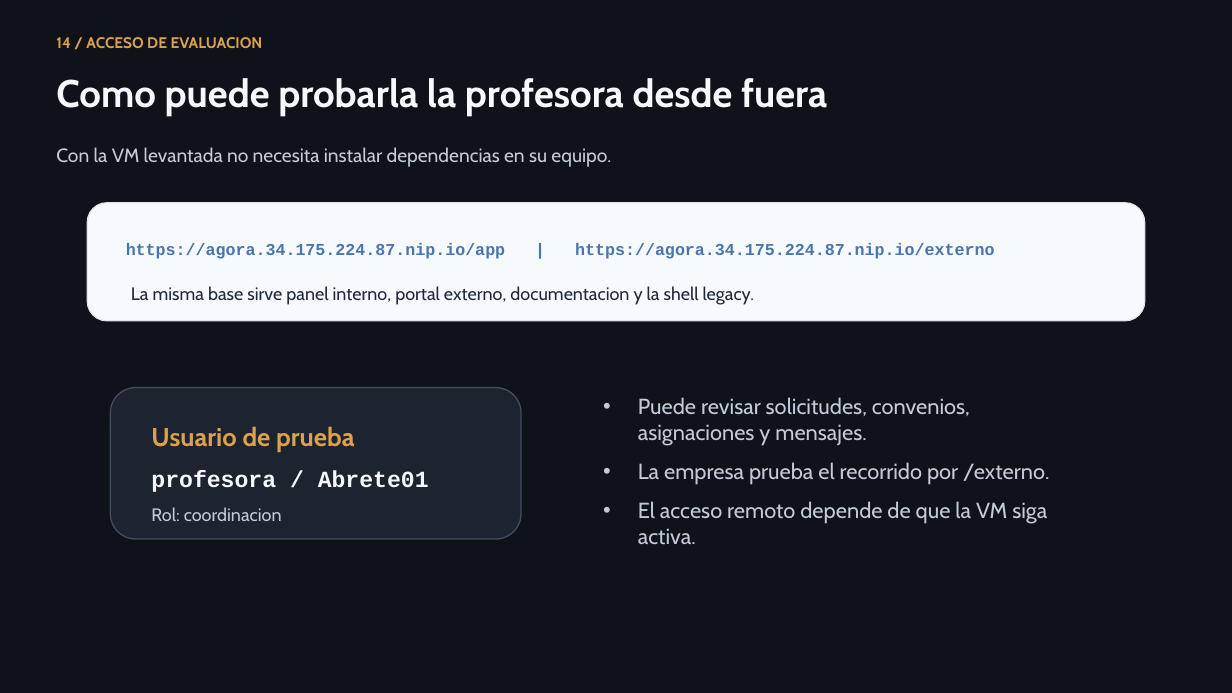
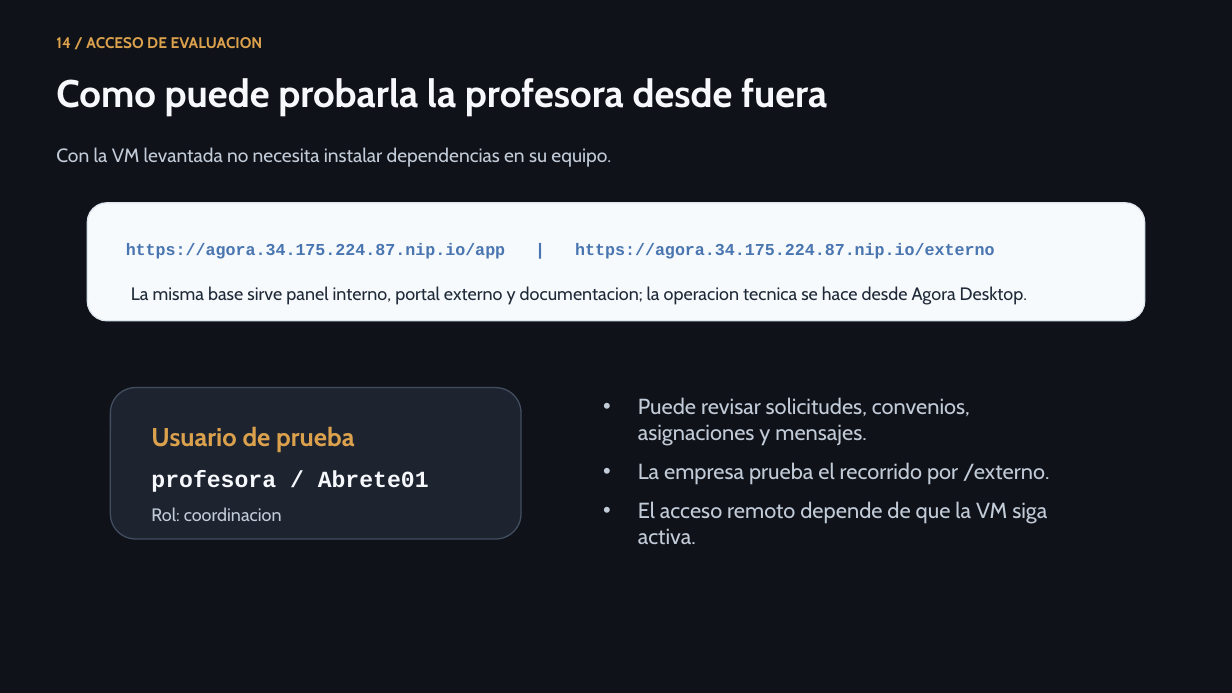
Before and after one commit to lmendez861/TFG-Agora, a slide deck: slide 15 of docs/presentacion-defensa-final.pptx. Drawn at 1232x693 pixels with LibreOffice and Linux fonts; fonts in the diff are those of the drawing. Boxes give left, top, right and bottom in pixels: in the first picture for what was removed or moved away, otherwise in the second. Text is boxed around its words. In the diff, an @@ line names an element or a change of style, - is before the commit and + after.

Commit message:
Retire web monitor in favor of desktop ops

```diff
--- a/docs/presentacion-defensa-final.pptx
+++ b/docs/presentacion-defensa-final.pptx
@@ text at bbox=[131, 286, 1027, 305]: text changed @@
-La misma base sirve panel interno, portal externo, documentacion y la shell legacy.
+La misma base sirve panel interno, portal externo y documentacion; la operacion tecnica se hace desde Agora Desktop.
```
Also in this commit, not shown: 4 other slides changed, 32 other files.
